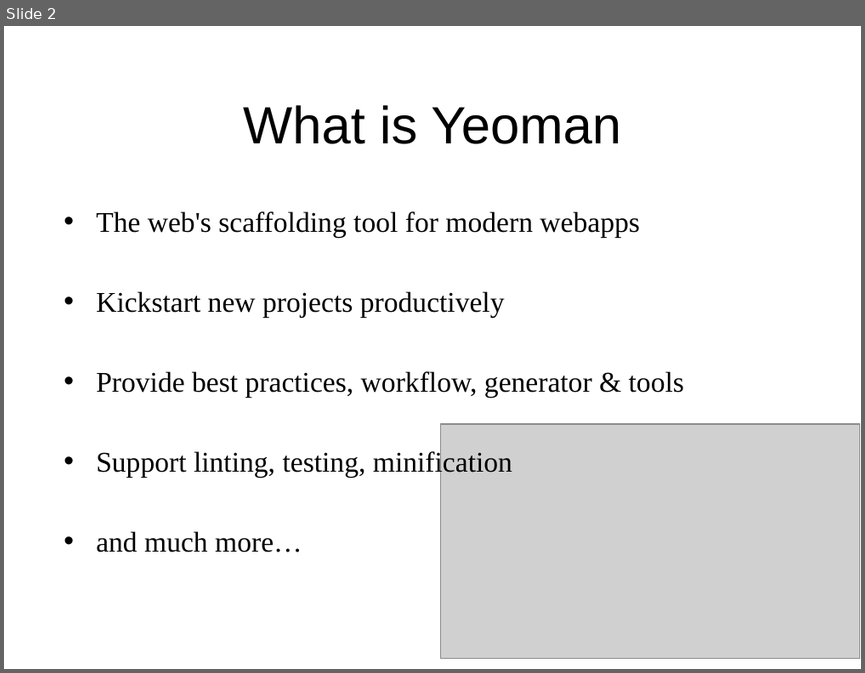
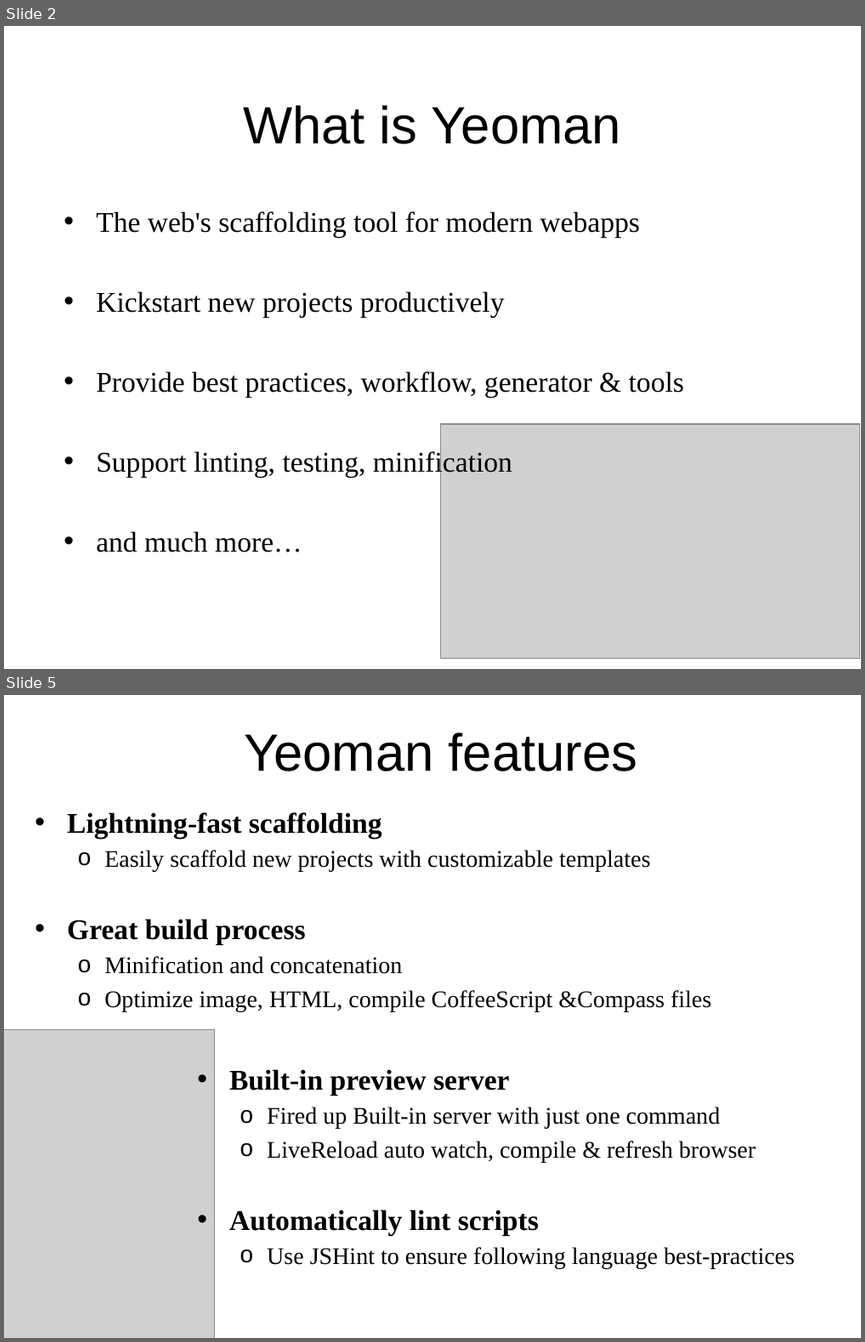
Before and after one commit to sonvq-qsoftvn/angularjs-training, a slide deck: QS_Training_AngularJS_Yeoman, Grunt, Gulp - SonVQ.pptx. Shown one above the other, each under a label of ours: slide 2 before the commit, slides 2 and 5 after it; the slides between them are not shown. The pictures are 865x673 and 865x1342 pixels, drawn with LibreOffice and Linux fonts; fonts in the diff are those of the drawing; grey boxes stand for pictures; background and template pictures are left out. Boxes give left, top, right and bottom in pixels: in the first picture for what was removed or moved away, otherwise in the second. Text is boxed around its words. In the diff, an @@ line names an element or a change of style, - is before the commit and + after.

```diff
--- a/QS_Training_AngularJS_Yeoman, Grunt, Gulp - SonVQ.pptx
+++ b/QS_Training_AngularJS_Yeoman, Grunt, Gulp - SonVQ.pptx
@@ slide 5 added at [4, 695, 861, 1338], background picture (left out) @@
@@ title added at [244, 732, 637, 771], 44 pt, text #000000 @@
+Yeoman features
@@ text added at [67, 812, 711, 1011], 20 pt, text #000000 @@
+• Lightning-fast scaffolding
+  o Easily scaffold new projects with customizable templates
+• Great build process
+  o Minification and concatenation
+  o Optimize image, HTML, compile CoffeeScript &Compass files
@@ picture added at [4, 1030, 215, 1338] @@
@@ text added at [229, 1069, 794, 1268], 20 pt, text #000000 @@
+• Built-in preview server
+  o Fired up Built-in server with just one command
+  o LiveReload auto watch, compile & refresh browser
+• Automatically lint scripts
+  o Use JSHint to ensure following language best-practices
```
Also in this commit, not shown: 2 slides changed, 14 other slides added, 1 slide removed, 4 other files.
